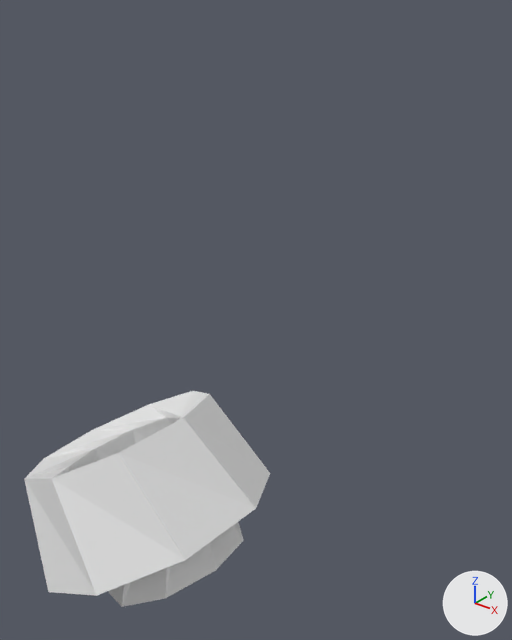
Two versions of the Blender file Classwork/Models/spin.blend, one commit apart.
Both versions are drawn from a 50 mm lens placed at (11.75, -7.37, 14.76), pointed at (-0.32, 7.71, 5.41). Every picture has the same lights, and +X, +Y and +Z are marked at lower right.

Script lines for the objects in view, before the commit:
```python
me_plane = bpy.data.meshes.new('Plane')
me_plane.from_pydata(...)  # 62 vertices, 56 faces, 2 loose edges; spans x -2.94..3.32, y -0.53..5.74, z -0.34..5.24
ob_plane = bpy.data.objects.new('Plane', me_plane)
ob_plane.location = (0.0, 0.0, 0.0)
```
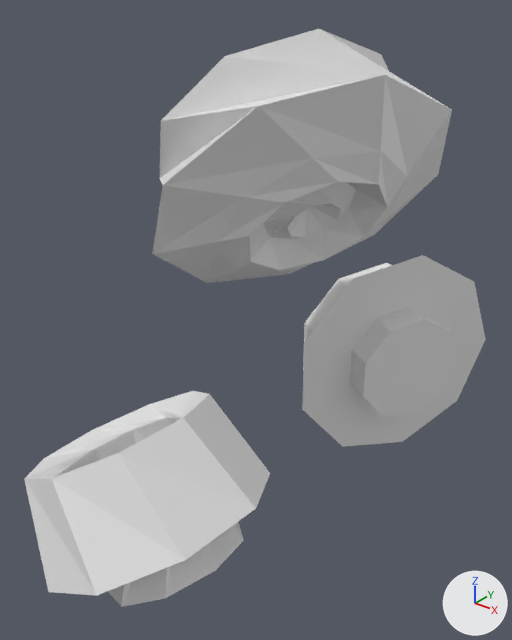
The newer file is also turned or shifted as a whole; pictures and numbers use the older file's frame.

Pixel boxes (x1, y1, x2, y2) of what changed, in the pictures (512 x 640 px):
'Plane.001', added: after (152, 29, 452, 283)
'Plane.002', added: after (302, 255, 486, 447)

Patch to the scene script:
```diff
--- a/Classwork/Models/spin.blend.py
+++ b/Classwork/Models/spin.blend.py
@@ me_plane_001 @@
+me_plane_001.from_pydata(...)  # 91 vertices, 83 faces, 1 loose edge; spans x -1.12..0.83, y -1.03..1.05, z -1.08..0.75
@@ me_plane_002 @@
+me_plane_002.from_pydata(...)  # 112 vertices, 101 faces, 3 loose edges; spans x 0.0..3.0, y -3.76..4.0, z -3.94..3.94
@@ ob_plane_001 @@
+ob_plane_001 = bpy.data.objects.new('Plane.001', me_plane_001)
+ob_plane_001.location = (0.91, 8.39, 9.12)
+ob_plane_001.rotation_euler = (0.0, 1.571, 0.0)  # degrees (0, 90, 0)
+ob_plane_001.scale = (3.99, 3.99, 3.99)
@@ ob_plane_002 @@
+ob_plane_002 = bpy.data.objects.new('Plane.002', me_plane_002)
+ob_plane_002.location = (2.28, 13.33, 2.08)
+ob_plane_002.rotation_euler = (0.0, 3.142, -0.524)  # degrees (0, 180, -30)
```
